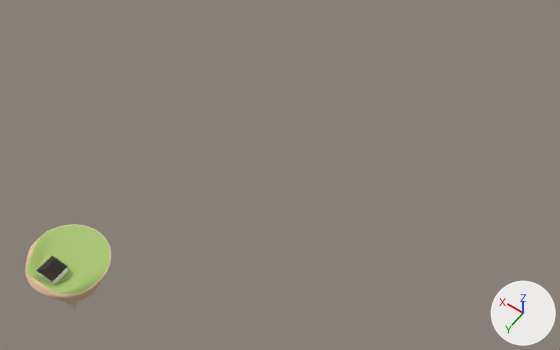
What one commit did to the FBX model Assets/FBX/level_geometry/1-1_isle.fbx.
Before and after are seen from a 50 mm lens placed at (-335.0, 172.0, 540.0), pointed at (-86.0, -175.0, -6.0). The lights are fixed; the arrows at lower right show +X, +Y and +Z. Where no turn or scale is listed for an object, it has been applied to the vertices.
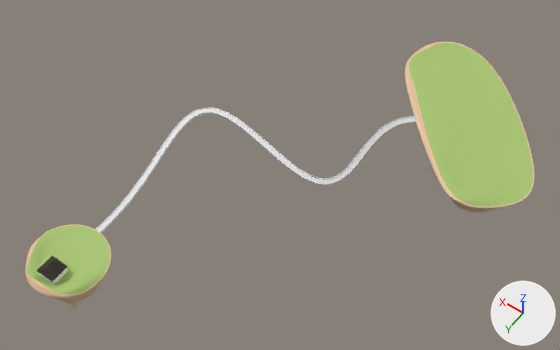
Boxes (x1, y1, x2, y2) around the edits, measured in the pictures (560 x 350 px):
'Isle 2', added (green): after (405, 42, 535, 213)
    faces in mat_grass (green #a9c66f): (409, 43, 533, 206)
    faces in mat_grass2dirt (beige #e7c39f): (406, 42, 535, 208)
    faces in mat_dirt (beige #e7c39f): (405, 66, 501, 213)
'Track 1 - Road', added: after (96, 107, 417, 234)

The change, as a diff of the scene's bpy script:
```diff
--- a/Assets/FBX/level_geometry/1-1_isle.fbx.py
+++ b/Assets/FBX/level_geometry/1-1_isle.fbx.py
@@ me_cylinder_003 @@
+me_cylinder_003.from_pydata(...)  # 5986 vertices, 5984 faces; spans x -111.0..59.0, y -78.0..103.0, z -40.0..10.0
+# faces by material slot: [3488, 1648, 848]
+me_cylinder_003.materials.append(mat_dirt)  # beige #e7c39f
+me_cylinder_003.materials.append(mat_grass)  # green #a9c66f
+me_cylinder_003.materials.append(mat_grass2dirt)  # beige #e7c39f
@@ me_cube_004 @@
+me_cube_004.from_pydata(...)  # 2460 vertices, 3264 faces; spans x -157.0..13.0, y -270.0..3.0, z -5.0..22.0
@@ ob_isle_2 @@
+ob_isle_2 = bpy.data.objects.new('Isle 2', me_cylinder_003)
+ob_isle_2.location = (-166.4, -338.2, -5.0)
@@ ob_track_1___road @@
+ob_track_1___road = bpy.data.objects.new('Track 1 - Road', me_cube_004)
+ob_track_1___road.location = (0.0, -33.5, -1.7)
```
